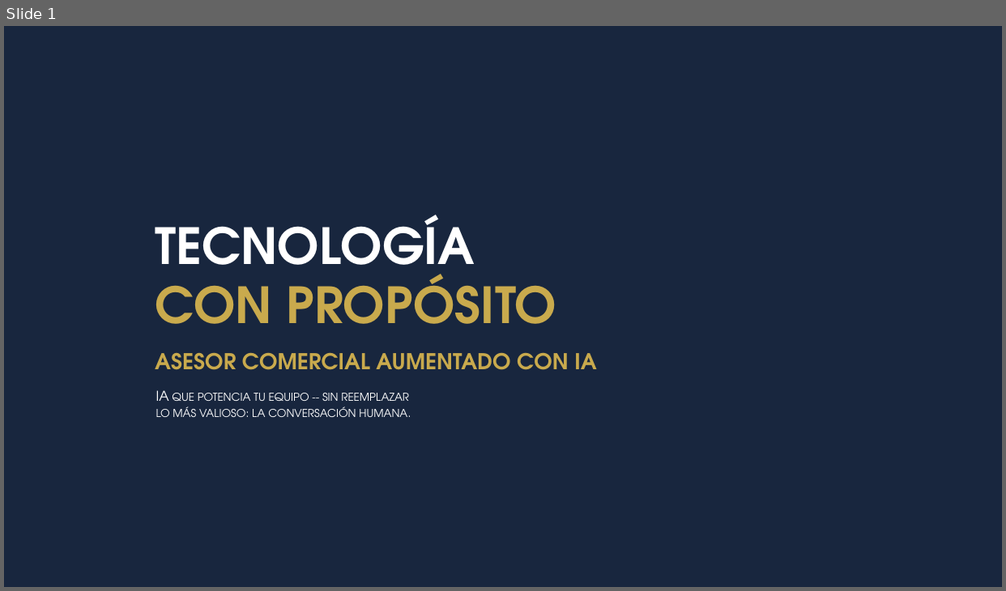
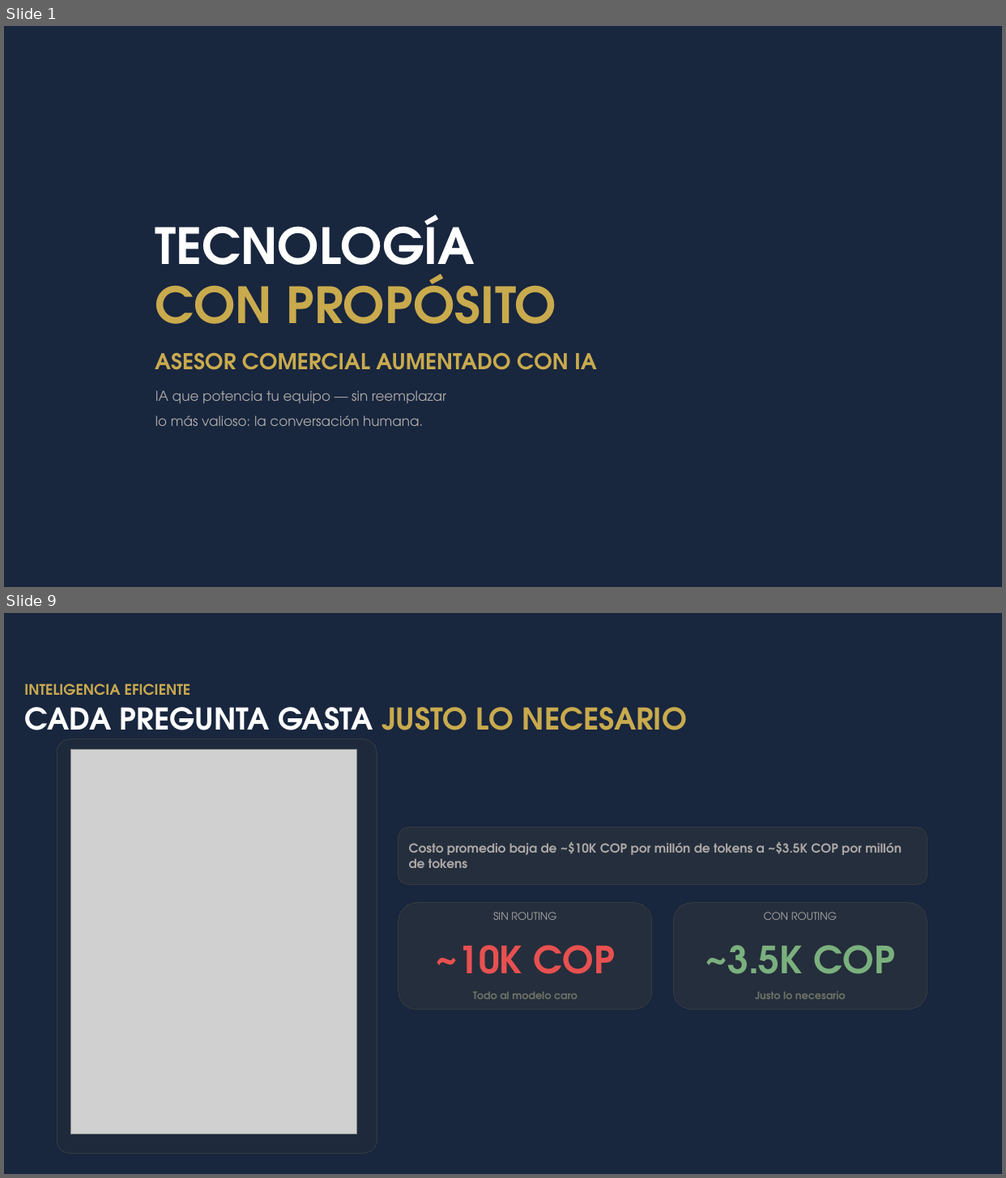
Before and after one commit to johnruedal96/capillas, a slide deck: Presentacion.pptx. Shown one above the other, each under a label of ours: slide 1 before the commit, slides 1 and 9 after it; the slides between them are not shown. The pictures are 1006x591 and 1006x1178 pixels, drawn with LibreOffice and Linux fonts; fonts in the diff are those of the drawing; grey boxes stand for pictures. Boxes give left, top, right and bottom in pixels: in the first picture for what was removed or moved away, otherwise in the second. Text is boxed around its words. In the diff, an @@ line names an element or a change of style, - is before the commit and + after.

```diff
--- a/Presentacion.pptx
+++ b/Presentacion.pptx
@@ slide 9 added at bbox=[4, 613, 1002, 1174], background #18263E @@
@@ text added at bbox=[24, 683, 191, 695], 14 pt, text #C9A94E, bold @@
+INTELIGENCIA EFICIENTE
@@ title added at bbox=[24, 707, 687, 730], 28.8 pt, text gradient #FFFFFF to #A6A6A6, bold @@
+CADA PREGUNTA GASTA JUSTO LO NECESARIO
@@ rounded rectangle added at bbox=[57, 739, 377, 1153], fill #252E3C at 50% opacity, outline #343A3E 0.75 pt @@
@@ picture added at bbox=[71, 749, 356, 1135] @@
@@ text added at bbox=[398, 828, 927, 884], fill #252E3C, outline #343A3E 0.75 pt, 12 pt, text #ACA9A7, bold @@
+Costo promedio baja de ~$10K COP por millón de tokens a ~$3.5K COP por millón de tokens
@@ rounded rectangle added at bbox=[398, 903, 652, 1009], fill #252E3C, outline #343A3E 0.75 pt, 10 pt, text #6D7366, bold @@
+SIN ROUTING
+~10K COP
+Todo al modelo caro
@@ rounded rectangle added at bbox=[673, 903, 927, 1009], fill #252E3C, outline #343A3E 0.75 pt, 10 pt, text #6D7366, bold @@
+CON ROUTING
+~3.5K COP
+Justo lo necesario
@@ slide 1 changed as well @@
@@ text at bbox=[155, 390, 446, 426]: text changed; text colour gradient #FFFFFF to #BFBFBF to #ACA9A7 @@
-IA que potencia tu equipo -- sin reemplazar
-lo más valioso: la conversación humana.
+IA que potencia tu equipo — sin reemplazar
+lo más valioso: la conversación humana.
```
Also in this commit, not shown: 1 other slide changed, 9 other slides added, 1 other file.
